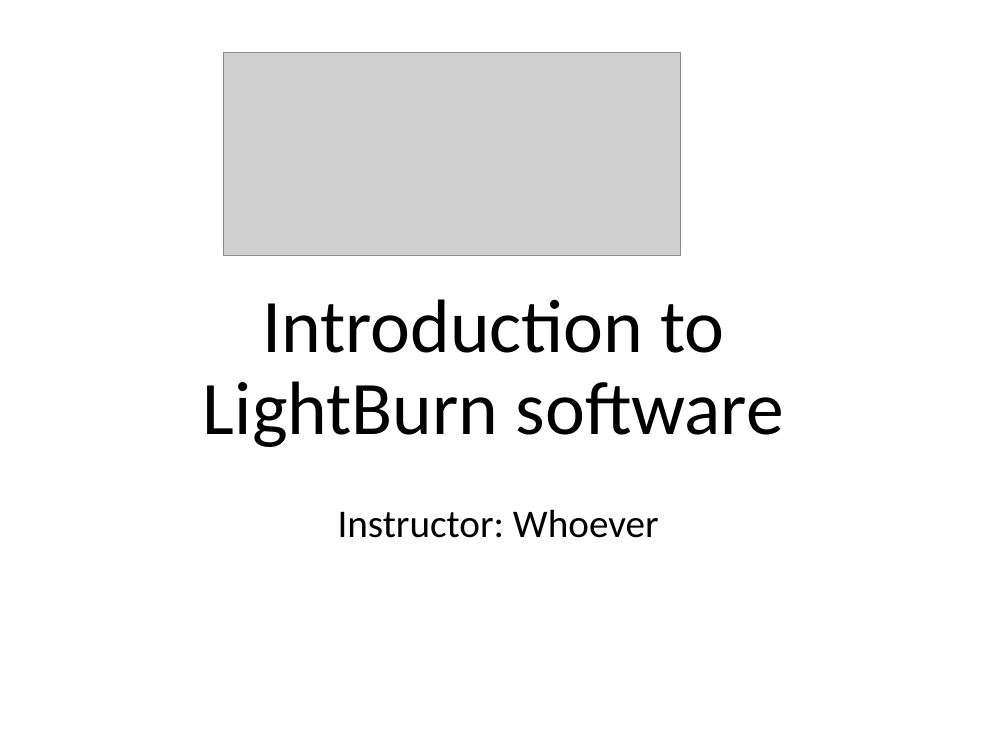
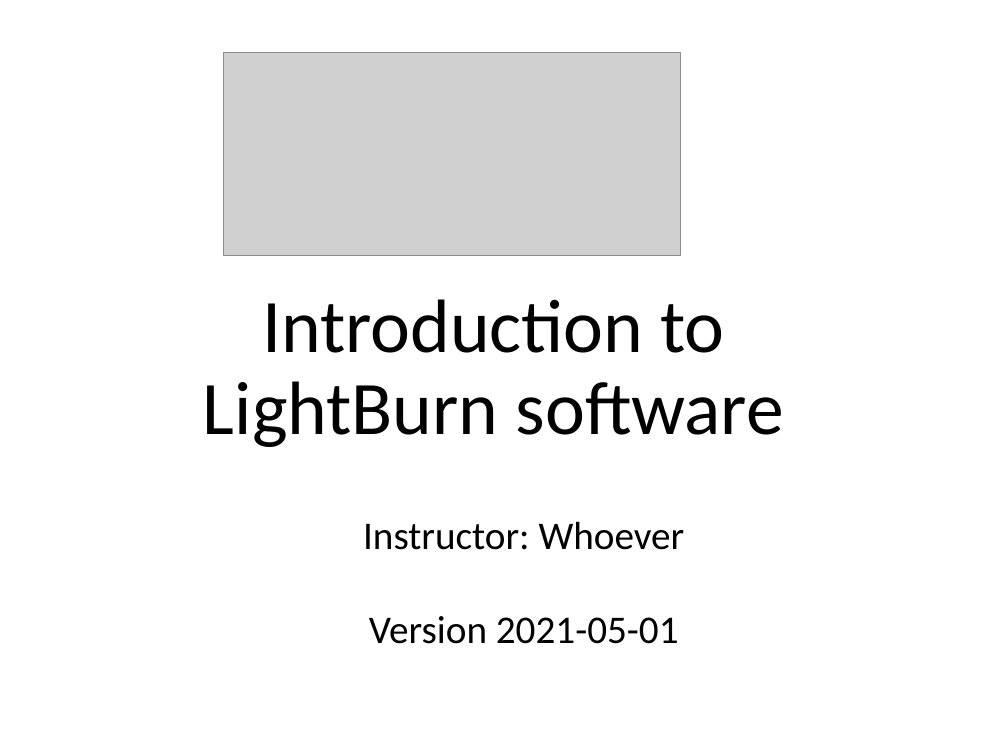
Before and after one commit to BainbridgeArtisanResourceNetwork/ETA-Documents, a slide deck: slide 1 of Intro to LightBurn.pptx. Drawn at 1008x756 pixels with LibreOffice and Linux fonts; fonts in the diff are those of the drawing; grey boxes stand for pictures. Boxes give left, top, right and bottom in pixels: in the first picture for what was removed or moved away, otherwise in the second. Text is boxed around its words. In the diff, an @@ line names an element or a change of style, - is before the commit and + after.

```diff
--- a/Intro to LightBurn.pptx
+++ b/Intro to LightBurn.pptx
@@ text "Instructor: Whoever" moved from (x1=338, y1=509, x2=659, y2=538) to (x1=363, y1=521, x2=685, y2=644) @@
@@ text at (x1=363, y1=521, x2=685, y2=550): alignment left to centre @@
@@ text at (x1=369, y1=616, x2=679, y2=644): paragraph added @@
+Version 2021-05-01
```
Also in this commit, not shown: 2 other slides changed, 7 slides added, 1 slide removed, 1 other file.
